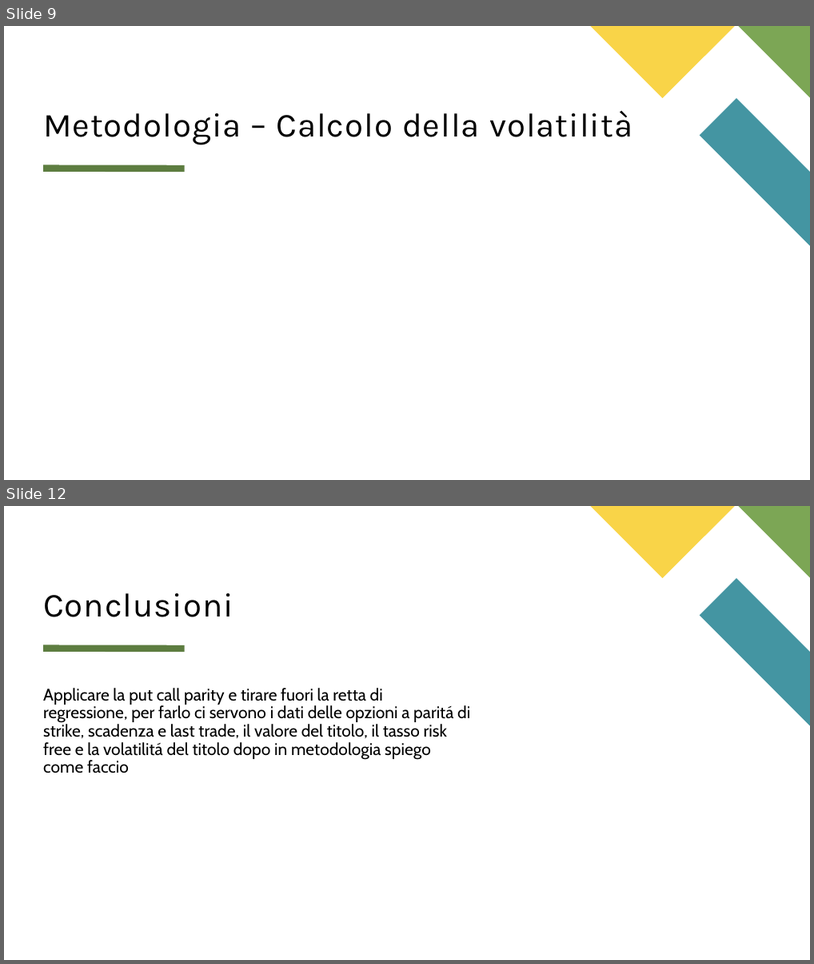
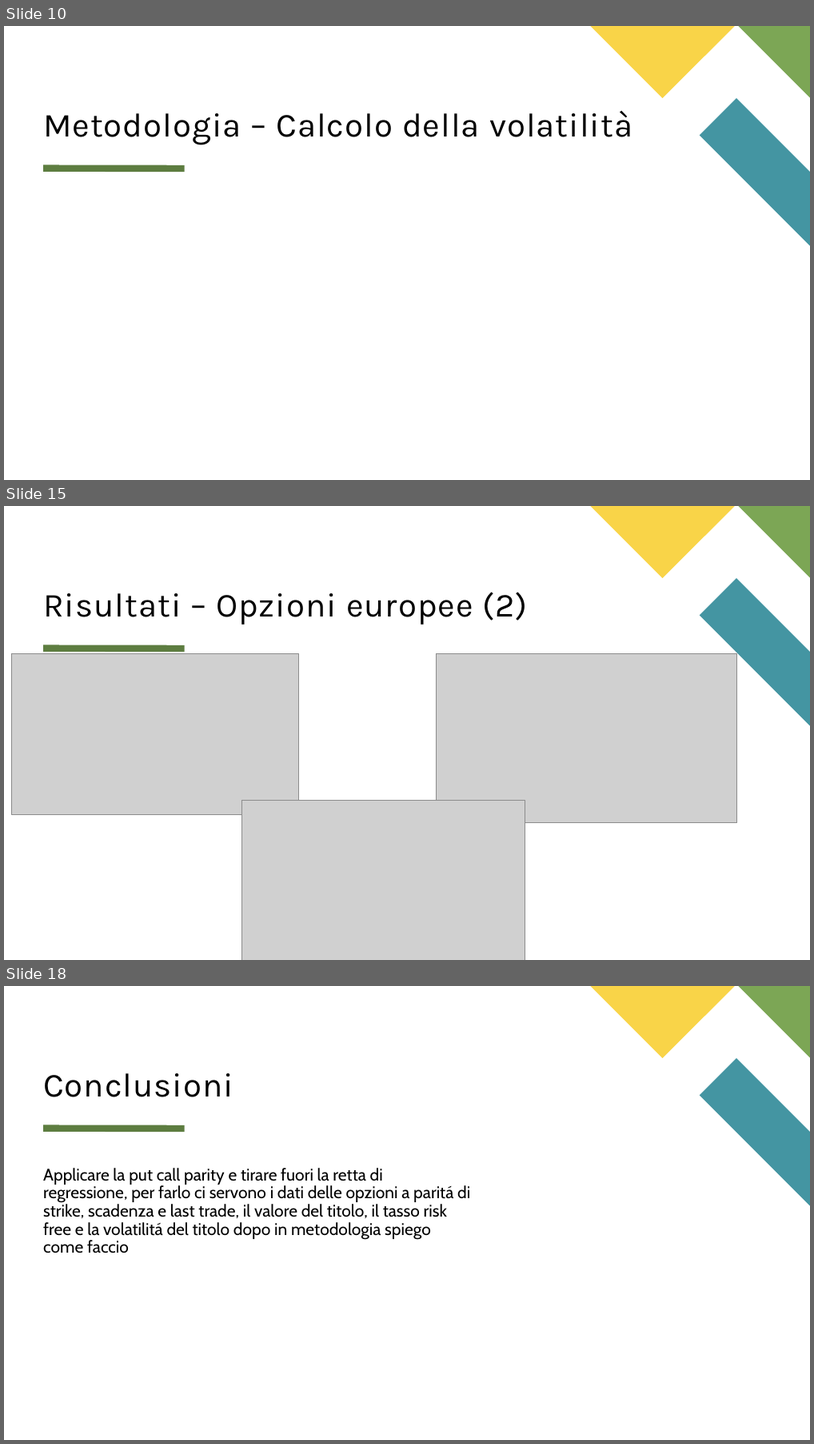
Before and after one commit to matteo-conti-97/MPSMF_Project, a slide deck: presentazione.pptx. Shown one above the other, each under a label of ours: slides 9 and 12 before the commit, slides 10, 15 and 18 after it; the slides between them are not shown. The pictures are 814x964 and 814x1444 pixels, drawn with LibreOffice and Linux fonts; fonts in the diff are those of the drawing; grey boxes stand for pictures. Boxes give left, top, right and bottom in pixels: in the first picture for what was removed or moved away, otherwise in the second. Text is boxed around its words. In the diff, an @@ line names an element or a change of style, - is before the commit and + after.

```diff
--- a/presentazione.pptx
+++ b/presentazione.pptx
@@ slide 15 added at [4,506,810,960], background #FFFFFF; not listed: 4 template elements that a slide beside it also shows @@
@@ title added at [43,592,528,624], 40 pt, text #000000 @@
+Risultati – Opzioni europee (2)
@@ picture added at [11,653,298,814] @@
@@ picture added at [437,654,738,823] @@
@@ picture added at [242,800,526,960] @@
@@ what was slide 9 is now slide 10 @@
@@ what was slide 12 is now slide 18 @@
```
Also in this commit, not shown: 4 slides changed, 5 other slides added, 15 other files.
